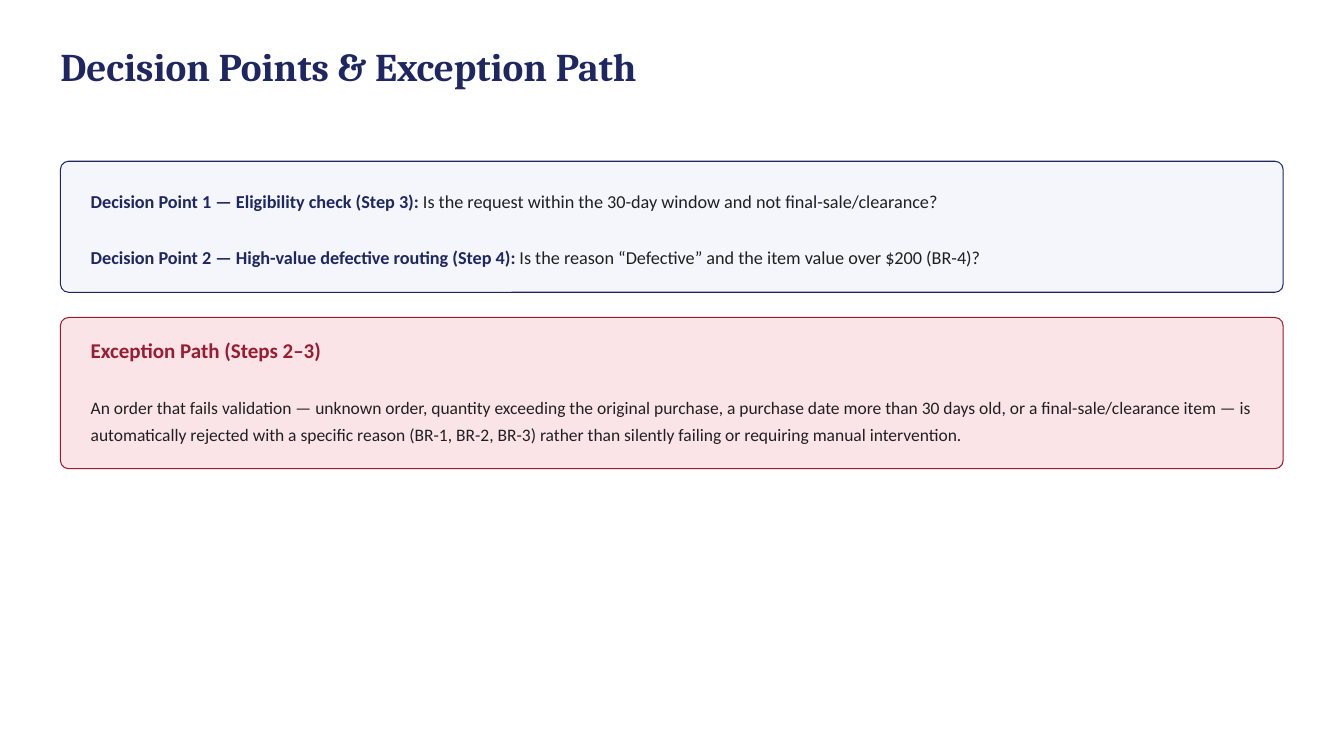
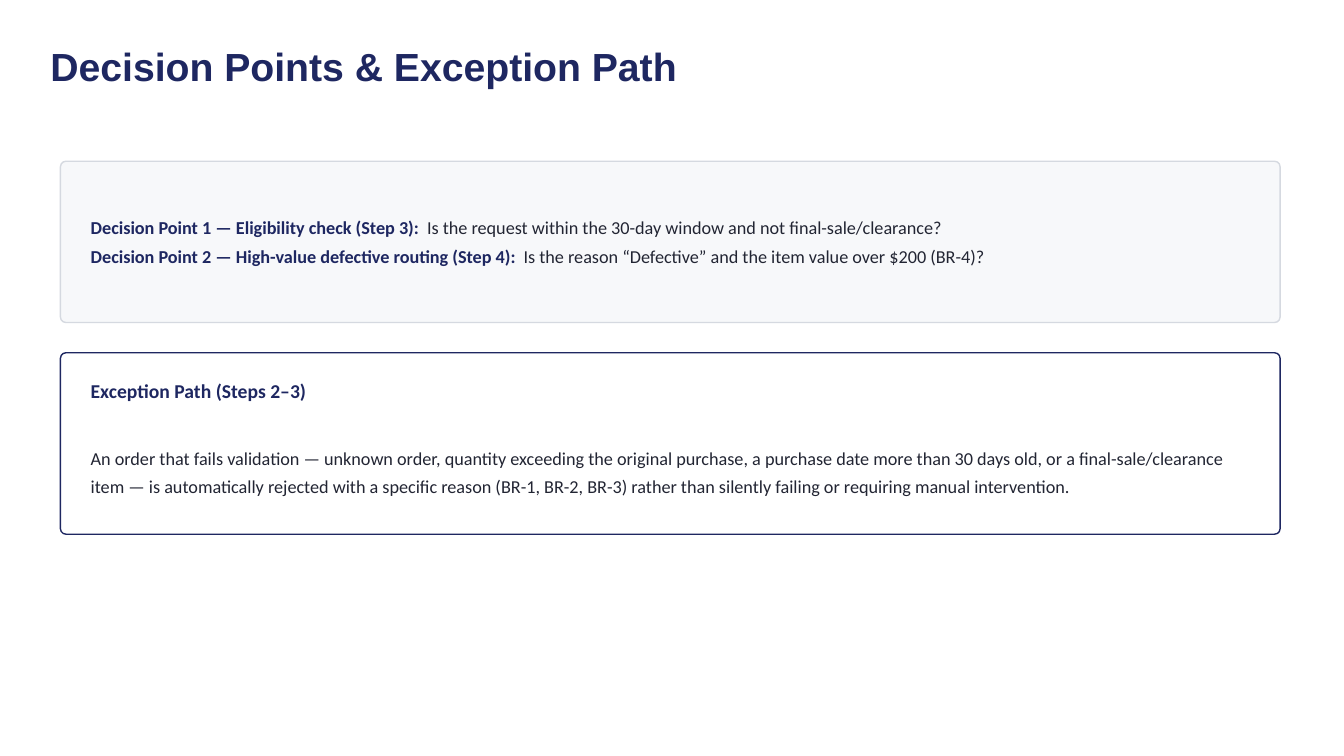
Before and after one commit to mBudnikUH/MIS3371-Section26252-Group7, a slide deck: slide 3 of docs/week3/workflow-v1.pptx. Drawn at 1344x756 pixels with LibreOffice and Linux fonts; fonts in the diff are those of the drawing. Boxes give left, top, right and bottom in pixels: in the first picture for what was removed or moved away, otherwise in the second. Text is boxed around its words. In the diff, an @@ line names an element or a change of style, - is before the commit and + after.

Commit message:
Redesign Week 3 PowerPoint decks and fix PowerPoint repair-on-open bug

```diff
--- a/docs/week3/workflow-v1.pptx
+++ b/docs/week3/workflow-v1.pptx
@@ text "Decision Points & Exception Path": place and size @@
-text "Decision Points & Exception Path" at bbox=[60, 53, 637, 90]
+text "Decision Points & Exception Path" at bbox=[50, 52, 677, 89]
@@ text "Decision Points & Exception Path" at bbox=[50, 52, 677, 89]: font Cambria to Arial @@
@@ rounded rectangle: place and size @@
-rounded rectangle at bbox=[60, 161, 1284, 292]
+rounded rectangle at bbox=[60, 161, 1280, 323]
@@ rounded rectangle at bbox=[60, 161, 1280, 323]: fill #F4F6FC to #F7F8FA; outline #1E2761 0.75 pt to #D5D9E0 1 pt; proportions changed @@
@@ text at bbox=[91, 220, 984, 266]: text changed; text colour #202020 to #222533 @@
-Decision Point 1 — Eligibility check (Step 3): Is the request within the 30-day window and not final-sale/clearance?
+Decision Point 1 — Eligibility check (Step 3): Is the request within the 30-day window and not final-sale/clearance?
+Decision Point 2 — High-value defective routing (Step 4): Is the reason “Defective” and the item value over $200 (BR-4)?
@@ text removed at bbox=[91, 250, 980, 267] @@
-Decision Point 2 — High-value defective routing (Step 4): Is the reason “Defective” and the item value over $200 (BR-4)?
@@ rounded rectangle: place and size @@
-rounded rectangle at bbox=[60, 318, 1284, 469]
+rounded rectangle at bbox=[60, 353, 1280, 534]
@@ rounded rectangle at bbox=[60, 353, 1280, 534]: fill #FBE4E8 to #FFFFFF; outline #9B1B30 0.75 pt to #1E2761 1 pt; proportions changed @@
@@ text "Exception Path (Steps 2–3)": place and size @@
-text "Exception Path (Steps 2–3)" at bbox=[91, 342, 321, 362]
+text "Exception Path (Steps 2–3)" at bbox=[91, 383, 306, 401]
@@ text "Exception Path (Steps 2–3)" at bbox=[91, 383, 306, 401]: size 15 to 14 pt, text colour #9B1B30 to #1E2761 @@
@@ text "An order that fails validation ...": place and size @@
-text "An order that fails validation ..." at bbox=[91, 402, 1251, 444]
+text "An order that fails validation ..." at bbox=[91, 452, 1223, 496]
@@ text "An order that fails validation ..." at bbox=[91, 452, 1223, 496]: size 12.5 to 13 pt, text colour #202020 to #222533; line spacing 1.25 to 1.3 @@
```
Also in this commit, not shown: 4 other slides changed, 2 other files.
